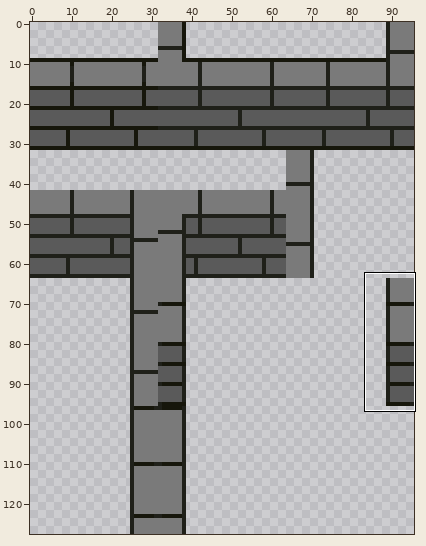
One commit to this sprite sheet: project/Scenery/Walls.png. Above, an overview of the earlier version with the close-up marked.
Close-up. Before:
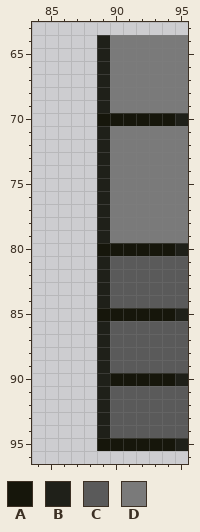
The file is 96x128 pixels. Shown: x 84..95, y 63..96. The commit also changed other parts of the picture, which this record leaves out.
Palette (. is transparent): A #16160b  B #1f2019  C #5a5a5a  D #7a7a7a
Pixels before, first column x 89:
64 BDDDDDD
65 BDDDDDD
66 BDDDDDD
67 BDDDDDD
68 BDDDDDD
69 BDDDDDD
70 AAAAAAB
71 BDDDDDD
72 BDDDDDD
73 BDDDDDD
74 BDDDDDD
75 BDDDDDD
76 BDDDDDD
77 BDDDDDD
78 BDDDDDD
79 BDDDDDD
80 AAAAAAB
81 BCCCCCC
82 BCCCCCC
83 BCCCCCC
84 BCCCCCC
85 AAAAAAB
86 BCCCCCC
87 BCCCCCC
88 BCCCCCC
89 BCCCCCC
90 BAAAAAB
91 BCCCCCC
92 BCCCCCC
93 BCCCCCC
94 BCCCCCC
95 AAAAAAB
After:
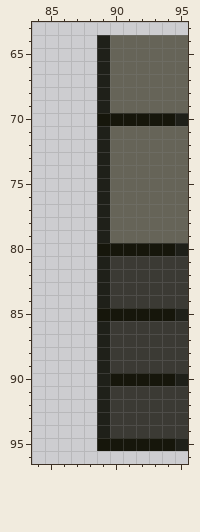
Diff:
{"colour":"C","old":"#5a5a5a","new":"#3b3a34"}
{"colour":"D","old":"#7a7a7a","new":"#666458"}
{"label":"changed","picture_box":[110,35,188,438]}
